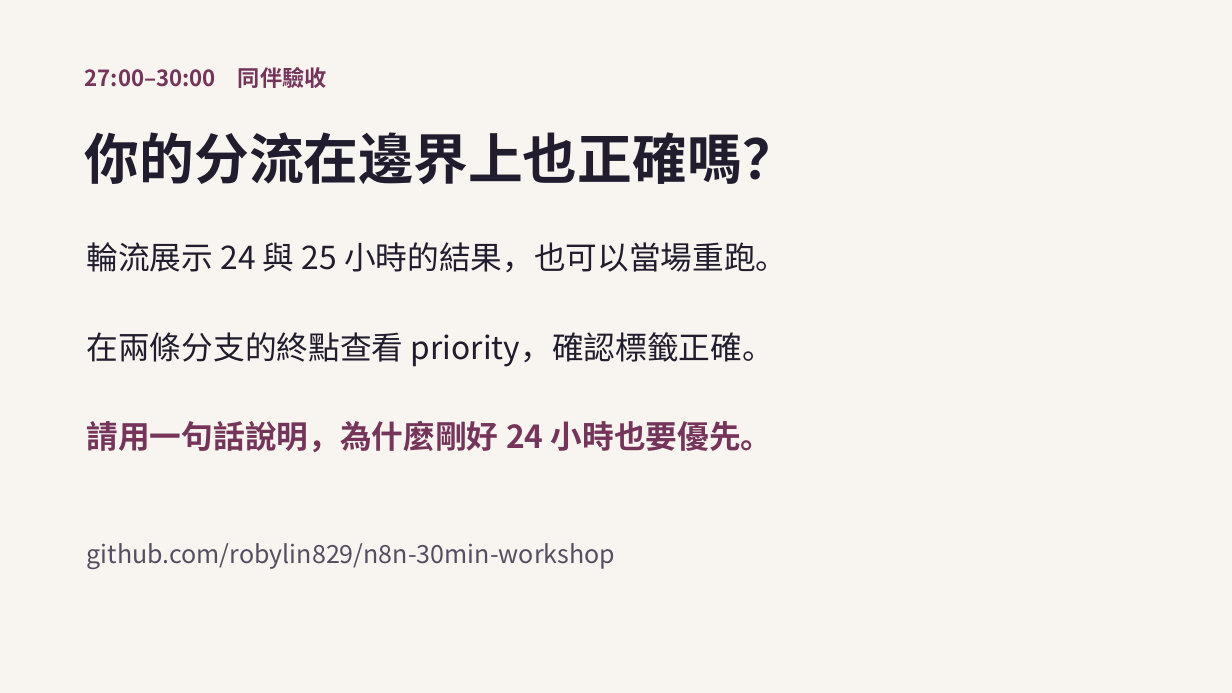
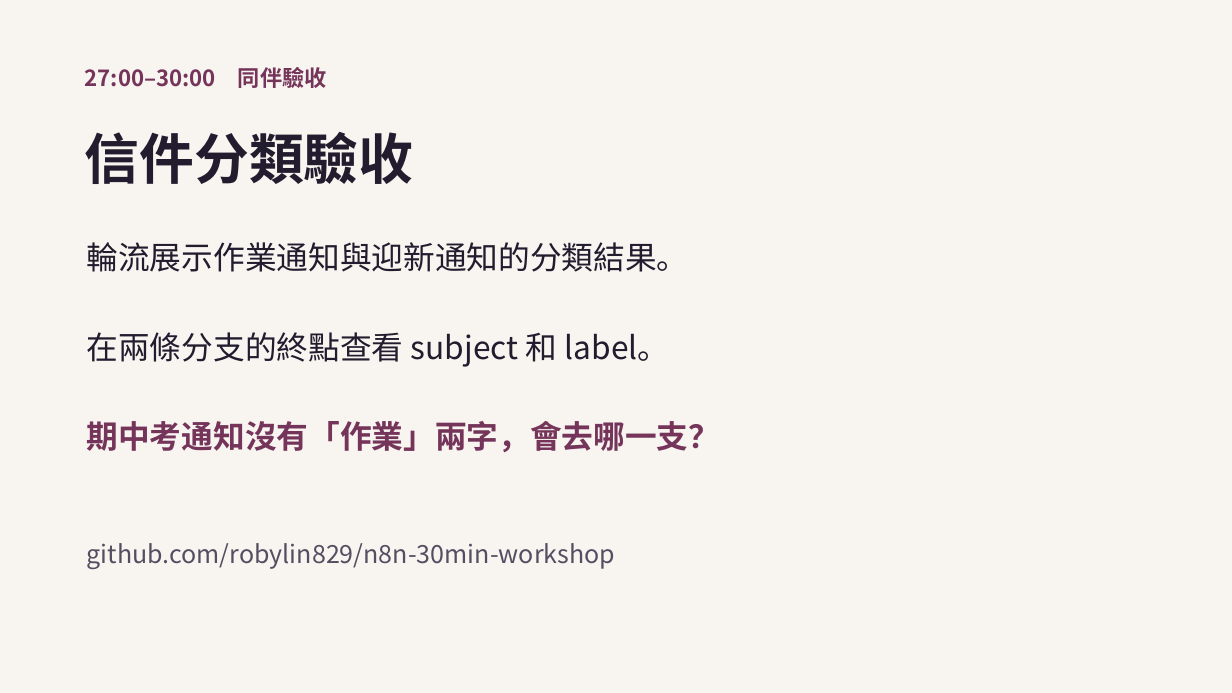
Before and after one commit to robylin829/n8n-30min-workshop, a slide deck: slide 7 of slides/n8n-30min-workshop.pptx. Drawn at 1232x693 pixels with LibreOffice and Linux fonts; fonts in the diff are those of the drawing. Boxes give left, top, right and bottom in pixels: in the first picture for what was removed or moved away, otherwise in the second. Text is boxed around its words. In the diff, an @@ line names an element or a change of style, - is before the commit and + after.

```diff
--- a/slides/n8n-30min-workshop.pptx
+++ b/slides/n8n-30min-workshop.pptx
@@ text at (85, 132, 414, 184): text changed @@
-你的分流在邊界上也正確嗎？
+信件分類驗收
@@ text at (87, 242, 689, 272): text changed @@
-輪流展示 24 與 25 小時的結果，也可以當場重跑。
+輪流展示作業通知與迎新通知的分類結果。
@@ text at (87, 332, 670, 367): text changed @@
-在兩條分支的終點查看 priority，確認標籤正確。
+在兩條分支的終點查看 subject 和 label。
@@ text at (87, 421, 721, 452): text changed @@
-請用一句話說明，為什麼剛好 24 小時也要優先。
+期中考通知沒有「作業」兩字，會去哪一支？
```
Also in this commit, not shown: 6 other slides changed, 5 other files.
